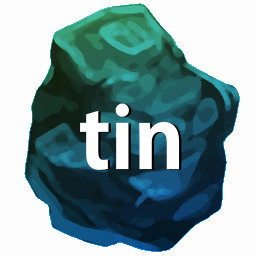
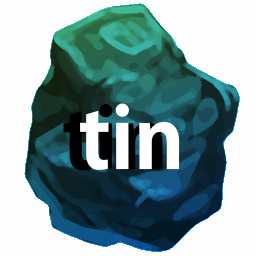
Comparing the layer stacks of the two (256, 256) images. Changes:
pixels changed over <box>63,104,182,171</box> (layer not identified)
